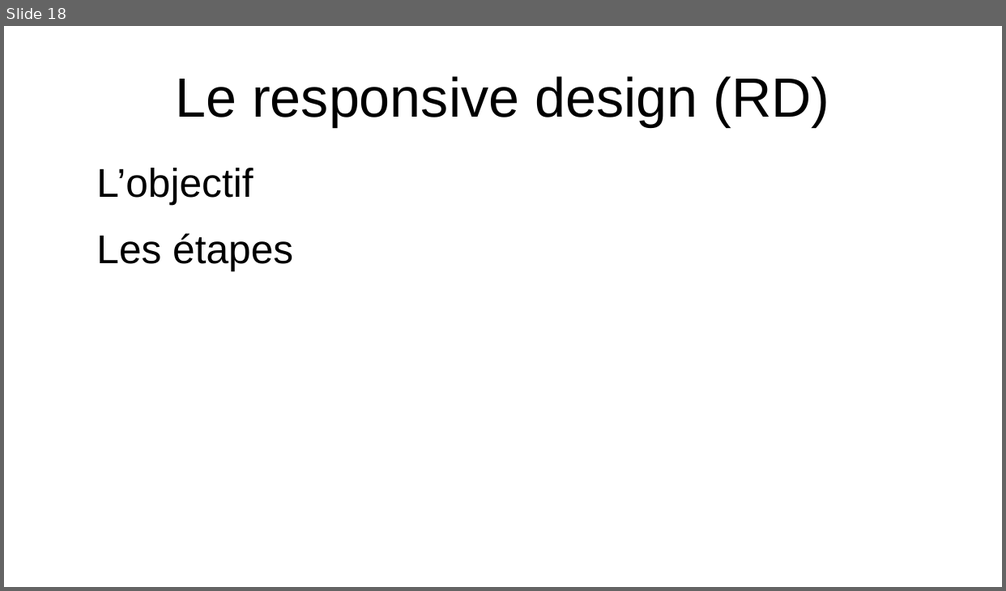
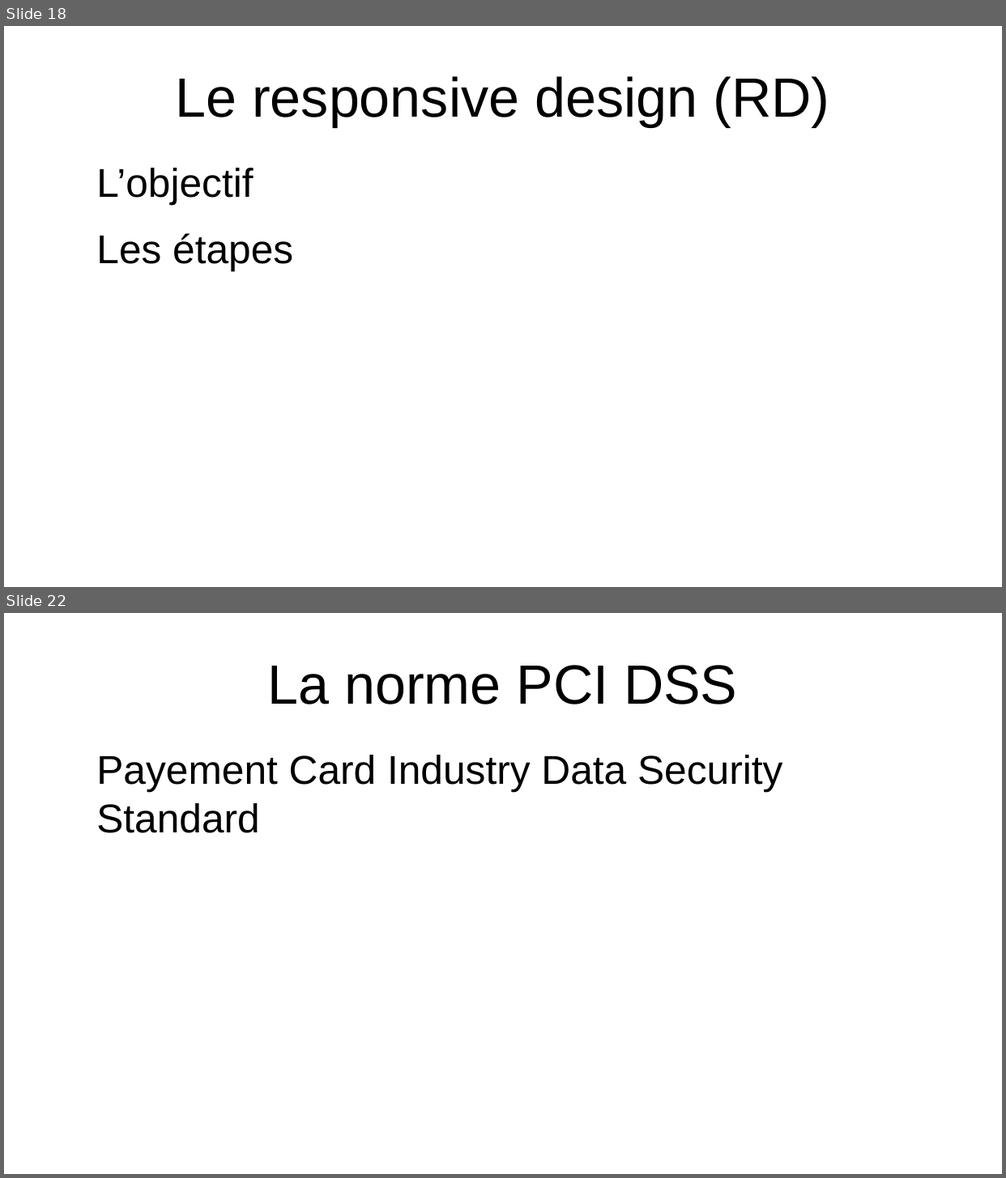
Before and after one commit to FreakyFennec/Les-Evenements, a slide deck: Dossier synthèse et professionnel/powerpoint-DS-AHJ.odp. Shown one above the other, each under a label of ours: slide 18 before the commit, slides 18 and 22 after it; the slides between them are not shown. The pictures are 1006x591 and 1006x1178 pixels, drawn with LibreOffice and Linux fonts; fonts in the diff are those of the drawing. Boxes give left, top, right and bottom in pixels: in the first picture for what was removed or moved away, otherwise in the second. Text is boxed around its words. In the diff, an @@ line names an element or a change of style, - is before the commit and + after.

```diff
--- a/Dossier synthèse et professionnel/powerpoint-DS-AHJ.odp
+++ b/Dossier synthèse et professionnel/powerpoint-DS-AHJ.odp
@@ slide 22 added at [4,613,1002,1174], background #FFFFFF @@
@@ title added at [267,665,737,705], 44 pt, text #000000 @@
+La norme PCI DSS
@@ text added at [96,755,782,833], 32 pt, text #000000 @@
+Payement Card Industry Data Security Standard
```
Also in this commit, not shown: 1 slide changed, 5 other slides added, 1 other file.
